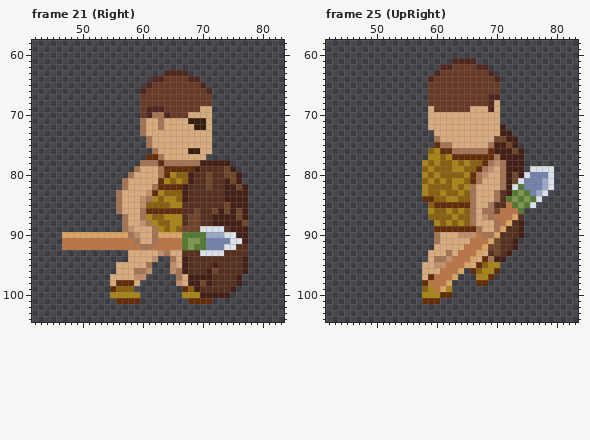
A pixel-art file gets an edit: Assets/Combat/Graphics/Characters/Human/Humans_Tank_Body_Idle.aseprite. Above: the version before the commit.
128x128 pixels, 64 frames. Shown: frame 21 (Right): x 42..83, y 58..104; frame 25 (UpRight): x 42..83, y 58..104. The commit also changed other frames, which this record leaves out.
The same view after the edit:
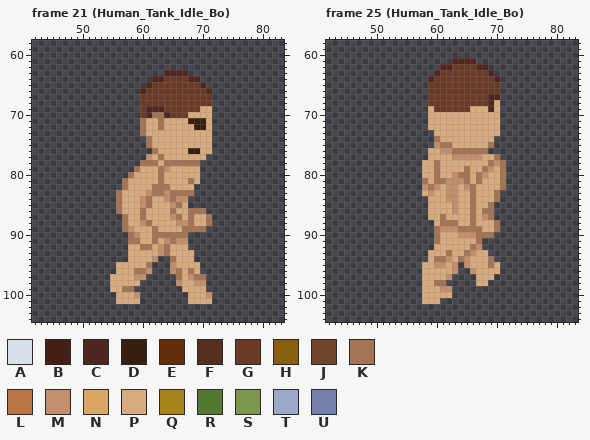
Palette (. is transparent): A #dae0ea  B #431f15  C #502720  D #351e0e  E #642d0a  F #562f1e  G #693a25  H #886010  J #6f462a  K #a47455  L #bb7547  M #c28e6c  N #dba463  P #d8ab7f  Q #a98519  R #527a30  S #7f964f  T #9ca8c8  U #7481ac
Changes in this commit:
layer "Clothes" removed
layer "Shield" removed
layer "Spear" removed
Changed rows in their new state; - is an unchanged pixel.
Frame 21 (Human_Tank_Idle_Bo):
first column x 47:
 77 --------------MP---------------
 78 ----------------P------.....---
 79 -----------------MPPPPP......--
 80 -----------------PPPPPP.......-
 81 ----------------KPPPPKP.......-
 82 ----------------KKPPPP.........
 83 ---------------KKMKKKK.........
 84 ---------------PPMKMM..........
 85 --------------KPPPMKP..........
 86 --------------PPPPKPPKKK.......
 87 --------------PPPPMKPKPPK......
 88 ---------------PPPPMMKPPK......
 89 ----------------PPPPKKKK.......
 90 ...........-----KKKKK..........
 91 ...........K----PMKMM..........
 92 ...........PP--PMKPPP..........
 93 --------------------PP.........
 94 --------------------PP.........
 95 --------------------PPP........
 96 --------------------PKP........
 97 ---------------------MKK......-
 98 ---------PPP---------PMM......-
 99 --------PPKK--------PPPP.....--
100 --------.PPPM-------.PPPM...---
101 ---------PPPP--------PPPP------
Frame 25 (Human_Tank_Idle_Bo):
first column x 58:
 72 -------------.--------
 73 -------------..-------
 74 ------------....------
 75 --M---------....------
 76 -PPMM------......-----
 77 -PPPPMMMMMPP-....-----
 78 PPKPPPPPPPP---...-----
 79 PPKPPPPKPP----...-....
 80 PPKPPMKKP-----........
 81 KPKKMMMKP-----........
 82 MKMPMMPM------........
 83 PMPPMMPP-----........-
 84 .PPPMMPP-----.......--
 85 -PPPPMPP----.......---
 86 -PPPPMPP----.....-----
 87 -PPKPPPP----.....-----
 88 --PKKKPP-----....-----
 89 --KMMMKKK----....-----
 90 ---------K--.....-----
 91 --------PK......------
 92 -------PKM......------
 93 ------PKMP-....-------
 94 -----PKMP-P-..--------
 95 ----PM.M-PPKP---------
 96 ---PPM.-MPPPP---------
 97 -PPPM.---PPP----------
 98 PPKK.----PP-----------
 99 PPPMM-----------------
100 PPPPP-----------------
101 PPP-------------------
Boxes around the changes in both pictures, in picture pixels (x1, y1, x2, y2):
changed: (62, 154, 248, 304)
changed: (422, 124, 554, 304)
